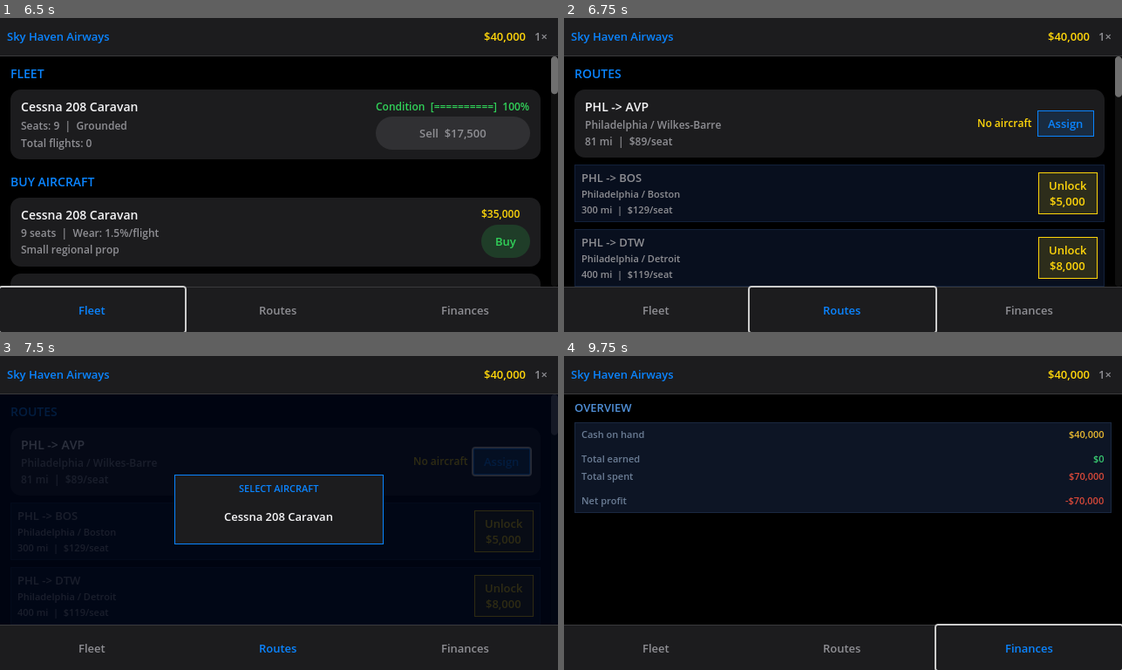
Above: before the commit, frames 1-4 (two rows, left to right).
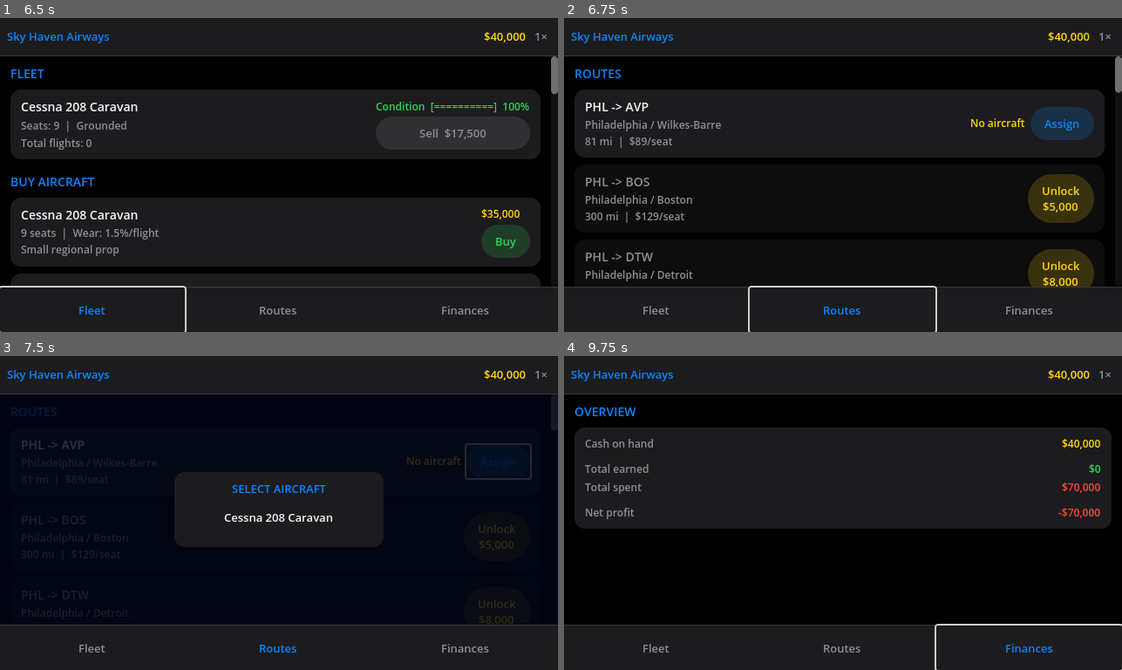
Above: after the commit, the same moments.

Repository: zaydons/idleplane
Game: Godot game, scene res://scenes/Main.tscn
The game is run twice, just before and just after one commit, with the same random seed, the same clock (stepped at 60 frames per second) and the same inputs.
Inputs (mouse positions are in pixels of both pictures, inside the frame that each line leads up to):
- Up to frame 1 (6.5 s): click "1×" at 0.5 s; click "2×" at 1.25 s; click "5×" at 2 s; click "Sell $17,500" at 2.75 s; click "Buy" at 3.5 s; click "Buy" at 4.25 s; click "Sell $17,500" at 5 s; click "Fleet" at 5.75 s
- Up to frame 2 (6.75 s): click "Routes" at 6.5 s
- Up to frame 3 (7.5 s): click "Assign" at 7.25 s
- Up to frame 4 (9.75 s): click "Unlock $5,000" at 8 s; click "Unlock $8,000" at 8.75 s; click (1066, 660) at 9.5 s, where only the run before the commit has a clickable "Unlock $15,000"

Frame 1 is identical in both runs. In frame 2, 7.7% of the frame differs, in the area x 1-100%, y 23-86%; in frame 3, 2.1%; in frame 4, 8.5%, in the area x 1-99%, y 15-55%.
Error in both runs: Invalid assignment of property or key 'horizontal_alignment' with value of type 'int' on a base object of type 'Button'. (res://scripts/panels/RoutesPanel.gd:3…

Commit message:
Apply Apple dark-mode design system across all UI panels
- Color palette: true black bg, #1c1c1e cards, #0a84ff accent,
  #30d158 green, #ff453a red, #ffd60a yellow, #8e8e93 secondary
- Cards: 12px corner radius, no borders, surface-color separation
- Buttons: pill shape (radius 50), filled bg, no borders, 44px targets
- Typography: slightly increased sizes throughout
- Top bar 44px, tab bar 52px

https://claude.ai/code/session_01986nPrggumXDGhi1vRezn6

Diff:
--- a/scripts/panels/FinancesPanel.gd
+++ b/scripts/panels/FinancesPanel.gd
@@ -1,13 +1,13 @@
 extends Control
 
-const C_CARD   := Color("#0d1525")
-const C_BORDER := Color("#1a2840")
-const C_TEXT   := Color("#c0d0e8")
-const C_DIM    := Color("#6a7c94")
-const C_ACCENT := Color("#5090d8")
-const C_GOLD   := Color("#e8b830")
-const C_GREEN  := Color("#38c870")
-const C_RED    := Color("#d84838")
+const C_CARD   := Color("#1c1c1e")
+const C_BORDER := Color("#3a3a3c")
+const C_TEXT   := Color("#f5f5f7")
+const C_DIM    := Color("#8e8e93")
+const C_ACCENT := Color("#0a84ff")
+const C_GOLD   := Color("#ffd60a")
+const C_GREEN  := Color("#30d158")
+const C_RED    := Color("#ff453a")
 
 var _vbox:     VBoxContainer
 var _cash_lbl: Label
@@ -135,12 +135,12 @@
 	var card := PanelContainer.new()
 	var style := StyleBoxFlat.new()
 	style.bg_color = C_CARD
-	style.border_color = C_BORDER
-	style.set_border_width_all(1)
-	style.content_margin_left   = 8.0
-	style.content_margin_right  = 8.0
-	style.content_margin_top    = 6.0
-	style.content_margin_bottom = 6.0
+	style.set_border_width_all(0)
+	style.set_corner_radius_all(12)
+	style.content_margin_left   = 12.0
+	style.content_margin_right  = 12.0
+	style.content_margin_top    = 10.0
+	style.content_margin_bottom = 10.0
 	card.add_theme_stylebox_override("panel", style)
 	m.add_child(card)
 
@@ -153,12 +153,12 @@
 func _section_header(title: String) -> Control:
 	var m := MarginContainer.new()
 	m.add_theme_constant_override("margin_left",   12)
-	m.add_theme_constant_override("margin_top",    6)
+	m.add_theme_constant_override("margin_top",    10)
 	m.add_theme_constant_override("margin_bottom", 2)
 	var l := Label.new()
 	l.text = title
 	l.add_theme_color_override("font_color", C_ACCENT)
-	l.add_theme_font_size_override("font_size", 13)
+	l.add_theme_font_size_override("font_size", 14)
 	m.add_child(l)
 	return m
 
@@ -167,13 +167,13 @@
 	var lbl := Label.new()
 	lbl.text = label_text
 	lbl.add_theme_color_override("font_color", C_DIM)
-	lbl.add_theme_font_size_override("font_size", 11)
+	lbl.add_theme_font_size_override("font_size", 12)
 	lbl.size_flags_horizontal = Control.SIZE_EXPAND_FILL
 	hbox.add_child(lbl)
 	var val := Label.new()
 	val.text = value_text
 	val.add_theme_color_override("font_color", value_color)
-	val.add_theme_font_size_override("font_size", 11)
+	val.add_theme_font_size_override("font_size", 12)
 	val.horizontal_alignment = HORIZONTAL_ALIGNMENT_RIGHT
 	hbox.add_child(val)
 	return hbox
--- a/scripts/panels/RoutesPanel.gd
+++ b/scripts/panels/RoutesPanel.gd
@@ -171,13 +171,13 @@
 
 	var card := PanelContainer.new()
 	var style := StyleBoxFlat.new()
-	style.bg_color = Color("#080f1e")
-	style.border_color = Color("#12203a")
-	style.set_border_width_all(1)
-	style.content_margin_left   = 8.0
-	style.content_margin_right  = 8.0
-	style.content_margin_top    = 6.0
-	style.content_margin_bottom = 6.0
+	style.bg_color = Color("#0d0d0e")
+	style.set_border_width_all(0)
+	style.set_corner_radius_all(12)
+	style.content_margin_left   = 12.0
+	style.content_margin_right  = 12.0
+	style.content_margin_top    = 10.0
+	style.content_margin_bottom = 10.0
 	card.add_theme_stylebox_override("panel", style)
 	m.add_child(card)
 
@@ -190,9 +190,9 @@
 	info.size_flags_horizontal = Control.SIZE_EXPAND_FILL
 	hbox.add_child(info)
 
-	info.add_child(_lbl("%s -> %s" % [route["origin"], route["destination"]], C_DIM, 13))
-	info.add_child(_lbl("%s / %s" % [route["origin_city"], route["destination_city"]], C_DIM, 11))
-	info.add_child(_lbl("%d mi  |  %s/seat" % [route["distance_mi"], GameState.format_money(route["ticket_price"])], C_DIM, 11))
+	info.add_child(_lbl("%s -> %s" % [route["origin"], route["destination"]], C_DIM, 14))
+	info.add_child(_lbl("%s / %s" % [route["origin_city"], route["destination_city"]], C_DIM, 12))
+	info.add_child(_lbl("%d mi  |  %s/seat" % [route["distance_mi"], GameState.format_money(route["ticket_price"])], C_DIM, 12))
 
 	var right := VBoxContainer.new()
 	right.add_theme_constant_override("separation", 4)
@@ -241,10 +241,10 @@
 	card.size_flags_vertical = Control.SIZE_SHRINK_CENTER
 	var cs := StyleBoxFlat.new()
 	cs.bg_color = C_CARD
-	cs.border_color = C_ACCENT
-	cs.set_border_width_all(1)
-	cs.content_margin_left = 10.0;  cs.content_margin_right  = 10.0
-	cs.content_margin_top  = 8.0;   cs.content_margin_bottom = 8.0
+	cs.set_border_width_all(0)
+	cs.set_corner_radius_all(12)
+	cs.content_margin_left = 12.0;  cs.content_margin_right  = 12.0
+	cs.content_margin_top  = 10.0;  cs.content_margin_bottom = 10.0
 	card.add_theme_stylebox_override("panel", cs)
 	center.add_child(card)
 
@@ -252,7 +252,7 @@
 	outer_vbox.add_theme_constant_override("separation", 4)
 	card.add_child(outer_vbox)
 
-	var title := _lbl("SELECT AIRCRAFT", C_ACCENT, 11)
+	var title := _lbl("SELECT AIRCRAFT", C_ACCENT, 13)
 	title.horizontal_alignment = HORIZONTAL_ALIGNMENT_CENTER
 	outer_vbox.add_child(title)
 	outer_vbox.add_child(_sep())
@@ -360,13 +360,13 @@
 	btn.add_theme_color_override("font_hover_color",   color)
 	btn.add_theme_color_override("font_pressed_color", color)
 	var s := StyleBoxFlat.new()
-	s.bg_color = Color(color.r, color.g, color.b, 0.15)
-	s.border_color = color
-	s.set_border_width_all(1)
-	s.content_margin_left = 12.0;  s.content_margin_right  = 12.0
-	s.content_margin_top  = 6.0;  s.content_margin_bottom = 6.0
+	s.bg_color = Color(color.r, color.g, color.b, 0.18)
+	s.set_border_width_all(0)
+	s.set_corner_radius_all(50)
+	s.content_margin_left = 16.0;  s.content_margin_right  = 16.0
+	s.content_margin_top  = 10.0;  s.content_margin_bottom = 10.0
 	var sh := s.duplicate() as StyleBoxFlat
-	sh.bg_color = Color(color.r, color.g, color.b, 0.3)
+	sh.bg_color = Color(color.r, color.g, color.b, 0.30)
 	btn.add_theme_stylebox_override("normal",  s)
 	btn.add_theme_stylebox_override("hover",   sh)
 	btn.add_theme_stylebox_override("pressed", s)
